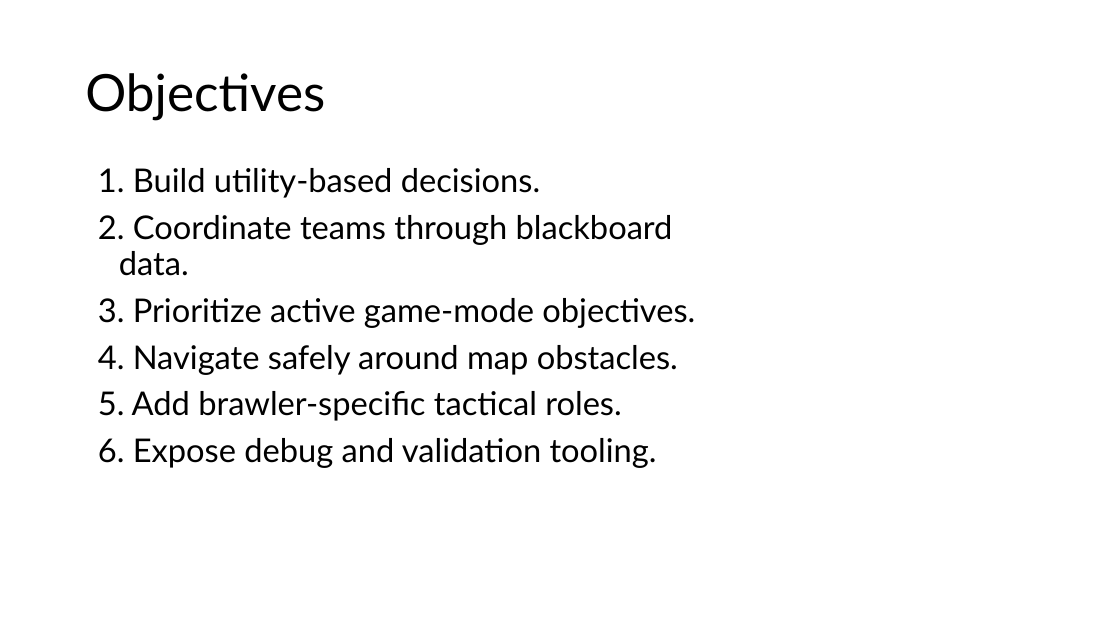
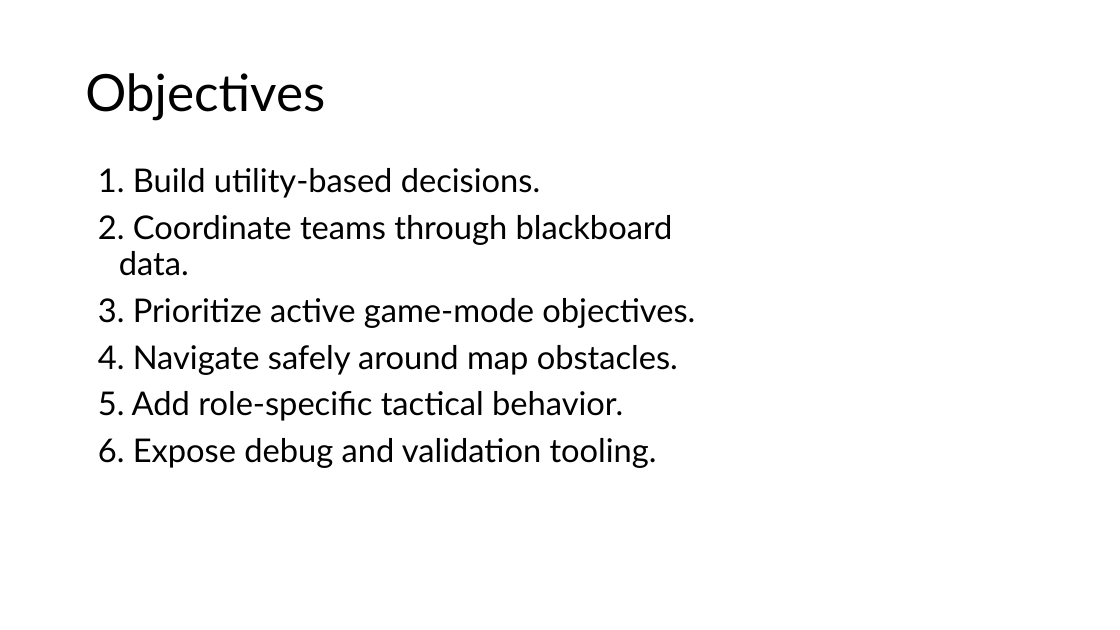
Before and after one commit to godofcoders/Csharp-HighPerf-MOBA-Core, a slide deck: slide 5 of Reports/AdvancedGameAI_FinalPresentation_AA.SC.U3BCA2307092.pptx. Drawn at 1120x630 pixels with LibreOffice and Linux fonts; fonts in the diff are those of the drawing. Boxes give left, top, right and bottom in pixels: in the first picture for what was removed or moved away, otherwise in the second. Text is boxed around its words. In the diff, an @@ line names an element or a change of style, - is before the commit and + after.

```diff
--- a/Reports/AdvancedGameAI_FinalPresentation_AA.SC.U3BCA2307092.pptx
+++ b/Reports/AdvancedGameAI_FinalPresentation_AA.SC.U3BCA2307092.pptx
@@ text at bbox=[98, 391, 623, 421]: text changed @@
-5. Add brawler-specific tactical roles.
+5. Add role-specific tactical behavior.
```
Also in this commit, not shown: 4 other slides changed, 5 slides added, 5 slides removed, 2 other files.
